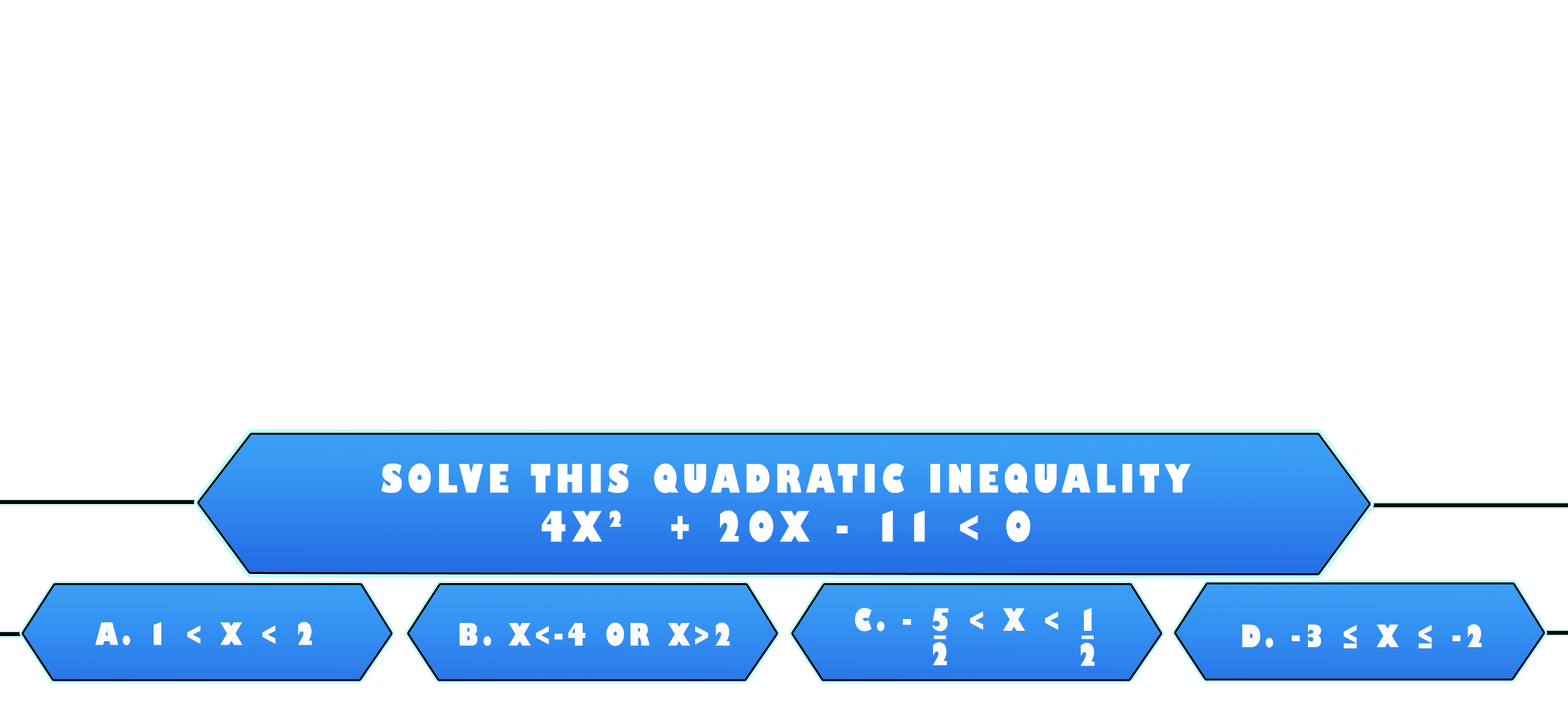
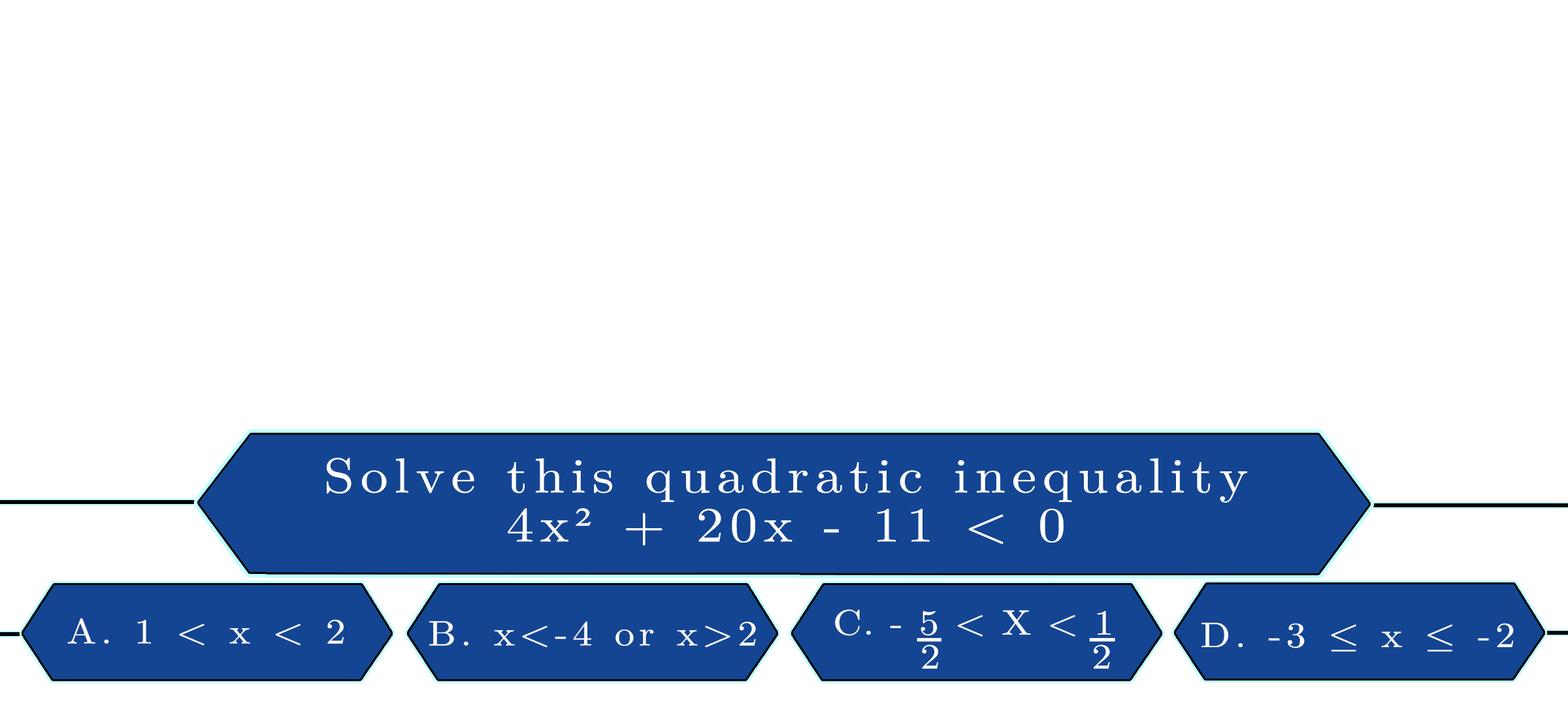
Comparing the layer stacks of the two 1568×706 images. Changes:
renamed "solve this quadratic inequality 4x² + 20x - 11 < 0" to "Solve this quadratic inequality 4x² + 20x - 11 < 0", painted on it over [left=326, top=457, right=1248, bottom=546]
painted on "Layer 7" over [left=199, top=434, right=1369, bottom=573]
painted on "d. -3 ≤ x ≤ -2" over [left=1201, top=621, right=1514, bottom=652]
painted on "Layer 9" over [left=1176, top=584, right=1544, bottom=679]
hid "2" (2nd of 3, in "Group 5") over [left=1080, top=642, right=1095, bottom=666]
painted on "_ copy 5" over [left=1081, top=635, right=1116, bottom=642]
painted on "_" (3rd of 5, in "Group 5") over [left=916, top=635, right=947, bottom=642]
hid "2" (3rd of 3, in "Group 5") over [left=932, top=641, right=948, bottom=666]
renamed "c. - 5 < x < 1" to "c. - 5 < x < 1 2 2", painted on it over [left=834, top=607, right=1111, bottom=669]
painted on "Layer 9 copy" over [left=793, top=584, right=1161, bottom=679]
painted on "b. x<-4 or x>2" over [left=429, top=620, right=756, bottom=647]
painted on "Layer 9 copy 2" over [left=408, top=584, right=777, bottom=679]
painted on "a. 1 < x < 2" over [left=67, top=617, right=344, bottom=645]
painted on "Layer 9 copy 3" over [left=23, top=584, right=391, bottom=679]
